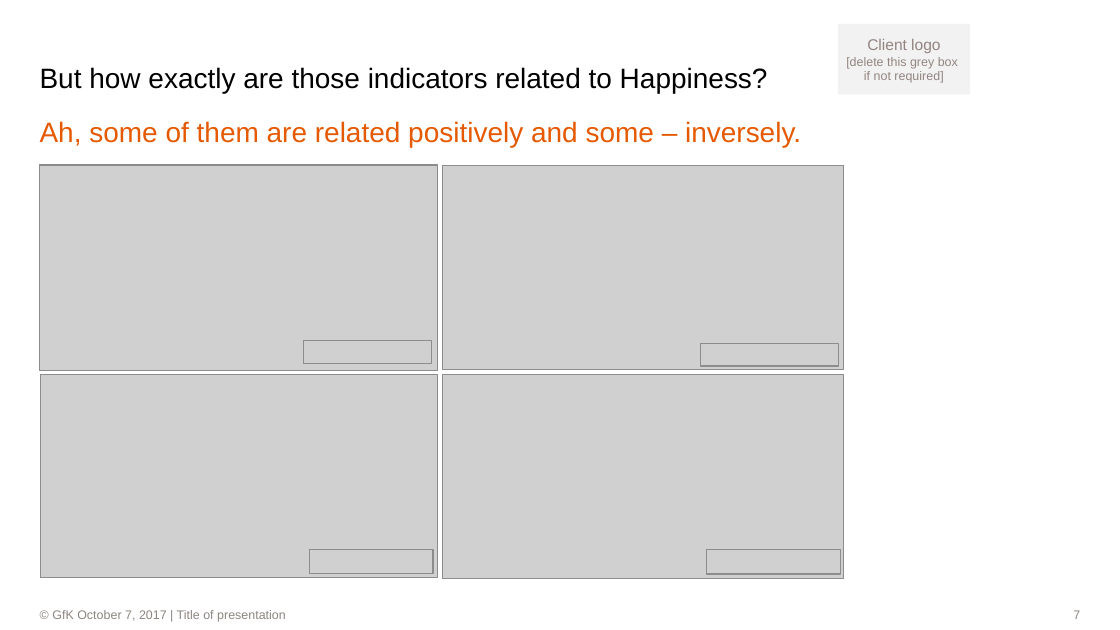
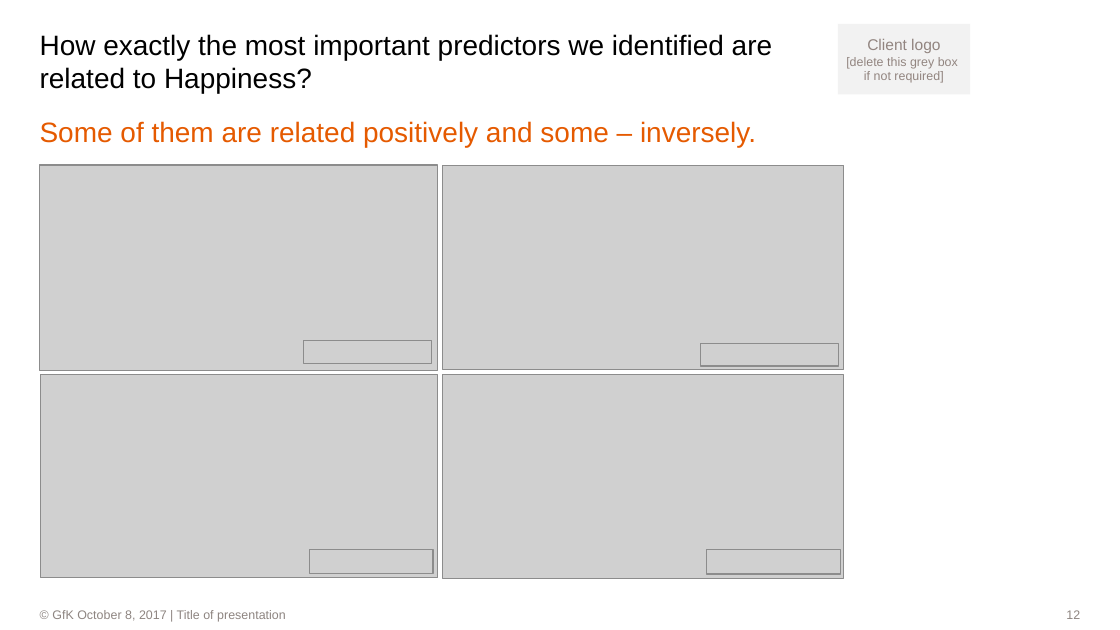
Before and after one commit to dl7631/Predict_World_Happiness, a slide deck: slide 12 of World Happiness.pptx (slide 7 before the commit). Drawn at 1120x630 pixels with LibreOffice and Linux fonts; fonts in the diff are those of the drawing; grey boxes stand for pictures; background and template pictures are left out. Boxes give left, top, right and bottom in pixels: in the first picture for what was removed or moved away, otherwise in the second. Text is boxed around its words. In the diff, an @@ line names an element or a change of style, - is before the commit and + after.

Commit message:
Work on Sunday, October 8

```diff
--- a/World Happiness.pptx
+++ b/World Happiness.pptx
@@ title at (40, 34, 772, 94): text changed @@
-But how exactly are those indicators related to Happiness?
+How exactly the most important predictors we identified are related to Happiness?
@@ text at (40, 121, 756, 147): text changed @@
-Ah, some of them are related positively and some – inversely.
+Some of them are related positively and some – inversely.
@@ text at (52, 610, 286, 622): text changed @@
-                © GfK October 7, 2017 | Title of presentation
+                © GfK October 8, 2017 | Title of presentation
@@ page number at (1066, 610, 1080, 619): text changed @@
-7
+12
```
Also in this commit, not shown: 14 other slides changed, 17 slides added, 10 slides removed, 4 other files.
